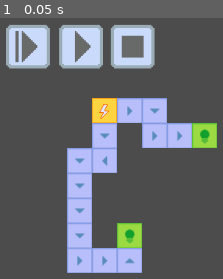
Above: before the commit, frame 1.
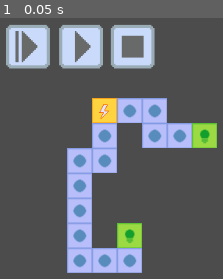
Above: after the commit, the same moment.

Repository: AdamsMcCall/TheCircuit
Game: Godot game, scene res://WorldTest.tscn
Two runs of this game, one before a commit and one after it. Both use one fixed random seed, a clock stepped at 60 frames per second and the inputs below.
Inputs:
- Up to frame 1 (0.05 s): no input

The runs differ from the first frame. In frame 1, 2.5% of the frame differs, in the area x 32-84%, y 32-96%.

Commit message:
Added multidirectional flow block

Diff:
--- a/entities/Block.gd
+++ b/entities/Block.gd
@@ -1,7 +1,7 @@
 extends Node2D
 
-
 var current_flowing = false
+var current_cooldown = 0
 
 var block_type = BlockEnum.TYPE.empty
 
@@ -14,6 +14,8 @@
 		BlockEnum.TYPE.generator:
 			sprite.texture = preload("res://assets/images/block_generator.png")
 			current_flowing = true
+		BlockEnum.TYPE.flow:
+			sprite.texture = preload("res://assets/images/block_flow.png")
 		BlockEnum.TYPE.flowLeft:
 			sprite.texture = preload("res://assets/images/block_flow_left.png")
 		BlockEnum.TYPE.flowUp:
@@ -25,13 +27,12 @@
 		BlockEnum.TYPE.output:
 			sprite.texture = preload("res://assets/images/block_output.png")
 
-
-# Called every frame. 'delta' is the elapsed time since the previous frame.
-#func _process(delta):
-#	pass
-
 func _on_tick():
 	if current_flowing:
 		animplayer.play("on")
+		if block_type != BlockEnum.TYPE.output:
+			current_cooldown = 2
 	else:
 		animplayer.play("off")
+		if current_cooldown > 0:
+			current_cooldown -= 1
--- a/entities/BlockEnum.gd
+++ b/entities/BlockEnum.gd
@@ -4,6 +4,7 @@
 enum TYPE {
 	empty,
 	generator,
+	flow,
 	flowLeft,
 	flowUp,
 	flowRight,
--- a/entities/Circuit.gd
+++ b/entities/Circuit.gd
@@ -20,20 +20,20 @@
 func _ready():
 	map.resize(width * height)
 	_add_block_at(BlockEnum.TYPE.generator, 1, 1)
-	_add_block_at(BlockEnum.TYPE.flowRight, 2, 1)
-	_add_block_at(BlockEnum.TYPE.flowDown, 3, 1)
-	_add_block_at(BlockEnum.TYPE.flowRight, 3, 2)
-	_add_block_at(BlockEnum.TYPE.flowRight, 4, 2)
+	_add_block_at(BlockEnum.TYPE.flow, 2, 1)
+	_add_block_at(BlockEnum.TYPE.flow, 3, 1)
+	_add_block_at(BlockEnum.TYPE.flow, 3, 2)
+	_add_block_at(BlockEnum.TYPE.flow, 4, 2)
 	_add_block_at(BlockEnum.TYPE.output, 5, 2)
-	_add_block_at(BlockEnum.TYPE.flowDown, 1, 2)
-	_add_block_at(BlockEnum.TYPE.flowLeft, 1, 3)
-	_add_block_at(BlockEnum.TYPE.flowDown, 0, 3)
-	_add_block_at(BlockEnum.TYPE.flowDown, 0, 4)
-	_add_block_at(BlockEnum.TYPE.flowDown, 0, 5)
-	_add_block_at(BlockEnum.TYPE.flowDown, 0, 6)
-	_add_block_at(BlockEnum.TYPE.flowRight, 0, 7)
-	_add_block_at(BlockEnum.TYPE.flowRight, 1, 7)
-	_add_block_at(BlockEnum.TYPE.flowUp, 2, 7)
+	_add_block_at(BlockEnum.TYPE.flow, 1, 2)
+	_add_block_at(BlockEnum.TYPE.flow, 1, 3)
+	_add_block_at(BlockEnum.TYPE.flow, 0, 3)
+	_add_block_at(BlockEnum.TYPE.flow, 0, 4)
+	_add_block_at(BlockEnum.TYPE.flow, 0, 5)
+	_add_block_at(BlockEnum.TYPE.flow, 0, 6)
+	_add_block_at(BlockEnum.TYPE.flow, 0, 7)
+	_add_block_at(BlockEnum.TYPE.flow, 1, 7)
+	_add_block_at(BlockEnum.TYPE.flow, 2, 7)
 	_add_block_at(BlockEnum.TYPE.output, 2, 6)
 	emit_signal("tick")
 
@@ -61,7 +61,7 @@
 				_update_current_flow(j)
 	for k in current_map.size():
 		if map[k] != null:
-			if current_map[k] == 1:
+			if current_map[k] == 1 and map[k].current_cooldown == 0:
 				map[k].current_flowing = true
 			else:
 				map[k].current_flowing = false
@@ -72,6 +72,15 @@
 	var y = pos / width
 	match map[pos].block_type:
 		BlockEnum.TYPE.generator:
+			if (x > 0):
+				current_map[(x - 1) + y * width] = 1
+			if (x < width - 1):
+				current_map[(x + 1) + y * width] = 1
+			if (y > 0):
+				current_map[x + (y - 1) * width] = 1
+			if (y < height - 1):
+				current_map[x + (y + 1) * width] = 1
+		BlockEnum.TYPE.flow:
 			if (x > 0):
 				current_map[(x - 1) + y * width] = 1
 			if (x < width - 1):
--- a/entities/Circuit.tscn
+++ b/entities/Circuit.tscn
@@ -6,6 +6,6 @@
 script = ExtResource( 3 )
 
 [node name="Timer" type="Timer" parent="."]
-wait_time = 0.3
+wait_time = 0.2
 
 [connection signal="timeout" from="Timer" to="." method="_on_Timer_timeout"]
--- a/entities/StepButton.gd
+++ b/entities/StepButton.gd
@@ -1,4 +1,6 @@
 extends Node2D
+
+var play_button_scene = load("res://entities/PlayButton.tscn")
 
 func _process(delta):
 	if Input.is_action_just_pressed("left_click"):
@@ -9,4 +11,14 @@
 		and mouse_position.y < global_position.y + 14 * scale.y:
 			var circuit = get_parent().get_node_or_null("Circuit")
 			if circuit != null:
+				var timer = circuit.get_node_or_null("Timer") as Timer
+				if timer != null:
+					if !timer.is_stopped():
+						timer.stop()
 				circuit.update_map()
+				var pause_button = get_parent().get_node_or_null("PauseButton")
+				if pause_button != null:
+					var play_button = play_button_scene.instance()
+					play_button.position = pause_button.position
+					get_parent().add_child(play_button)
+					pause_button.queue_free()
Binary file added: assets/aseprite/block_flow.aseprite
Binary file changed: assets/aseprite/block_flow_right.aseprite
Binary file added: assets/images/block_flow.png
Not shown, added: assets/images/block_flow.png.import
